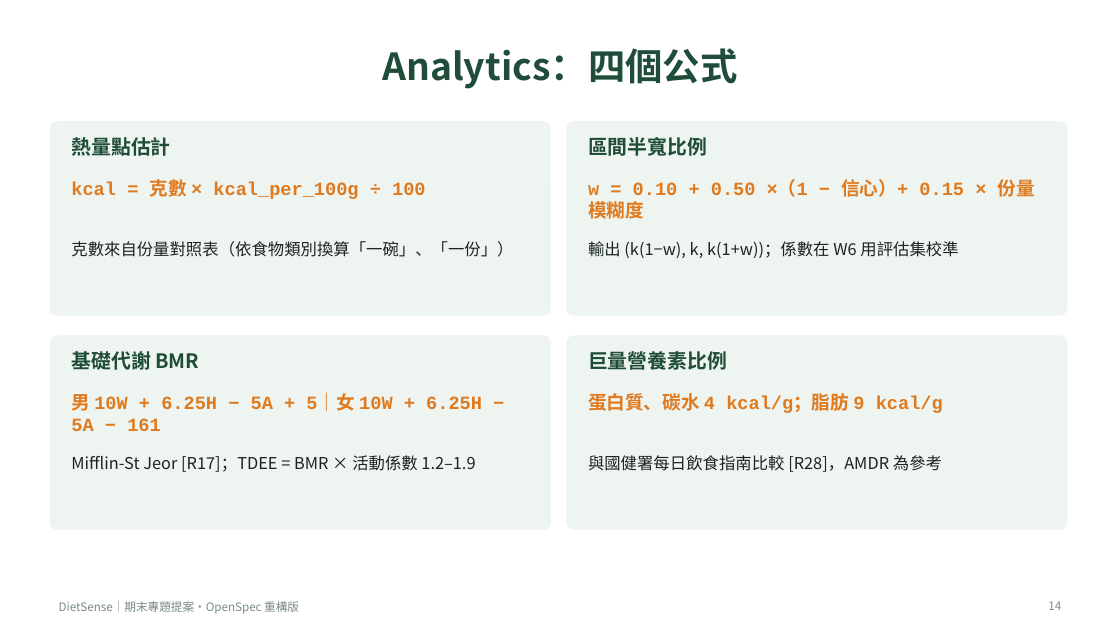
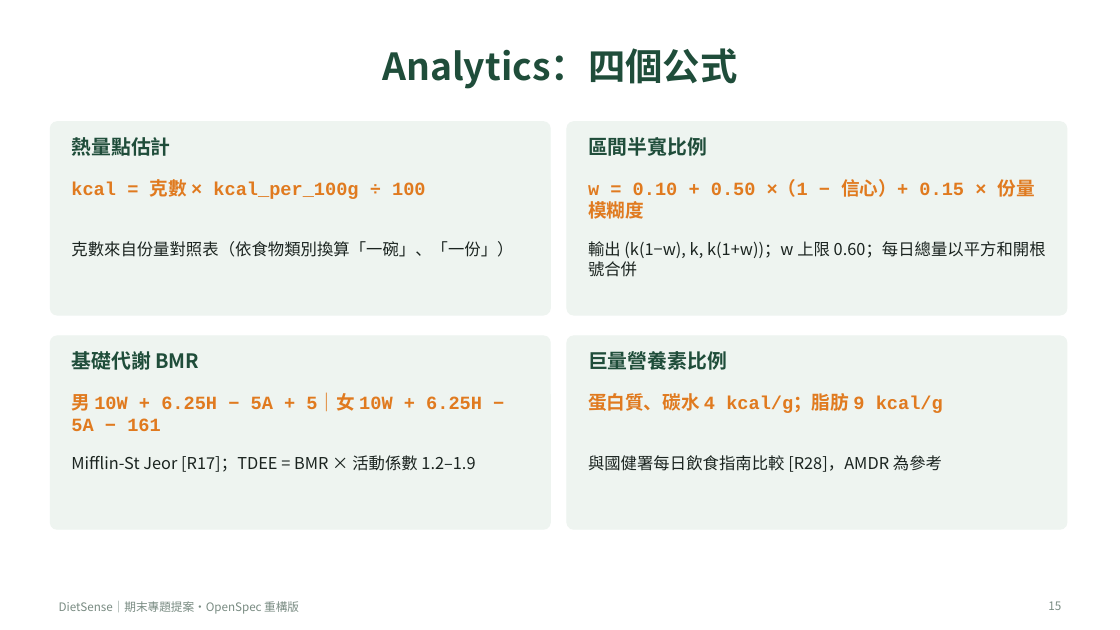
Before and after one commit to A0966411725-png/dietsense-proposal, a slide deck: slide 15 of presentation/DietSense_Proposal_Refactored.pptx (slide 14 before the commit). Drawn at 1120x630 pixels with LibreOffice and Linux fonts; fonts in the diff are those of the drawing. Boxes give left, top, right and bottom in pixels: in the first picture for what was removed or moved away, otherwise in the second. Text is boxed around its words. In the diff, an @@ line names an element or a change of style, - is before the commit and + after.

```diff
--- a/presentation/DietSense_Proposal_Refactored.pptx
+++ b/presentation/DietSense_Proposal_Refactored.pptx
@@ text at bbox=[588, 241, 1046, 277]: text changed @@
-輸出 (k(1−w), k, k(1+w))；係數在 W6 用評估集校準
+輸出 (k(1−w), k, k(1+w))；w 上限 0.60；每日總量以平方和開根號合併
@@ page number at bbox=[1048, 601, 1061, 610]: text changed @@
-14
+15
```
Also in this commit, not shown: 10 other slides changed, 2 slides added, 25 other files.
